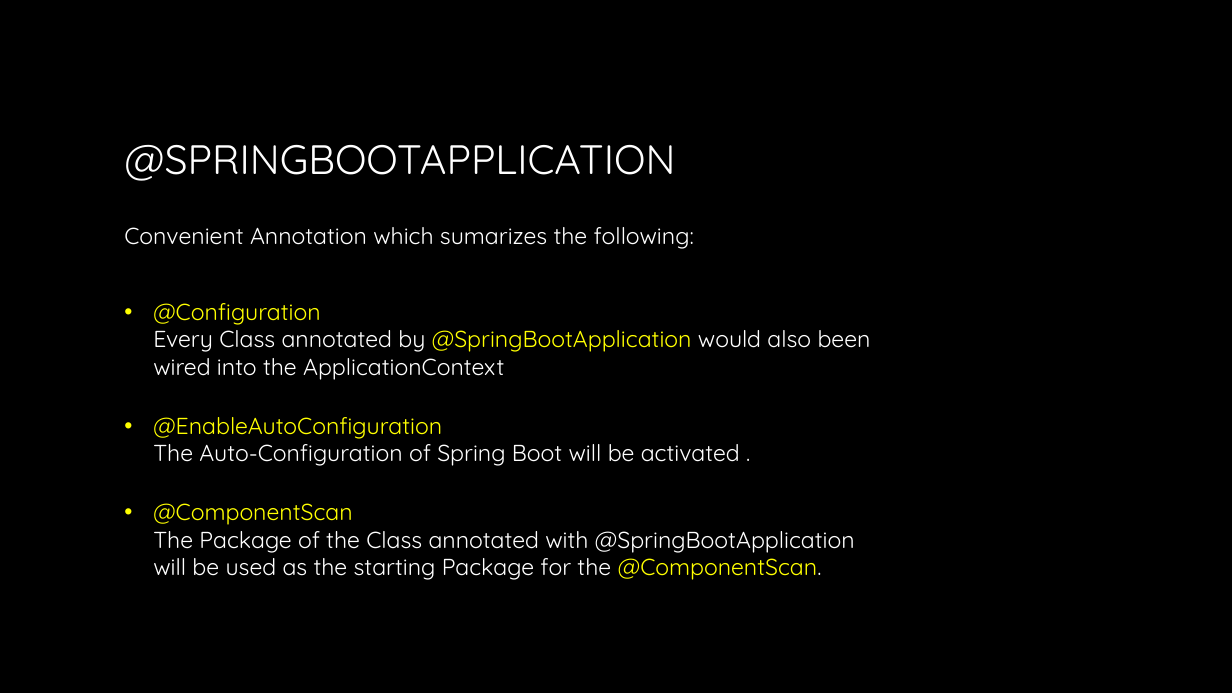
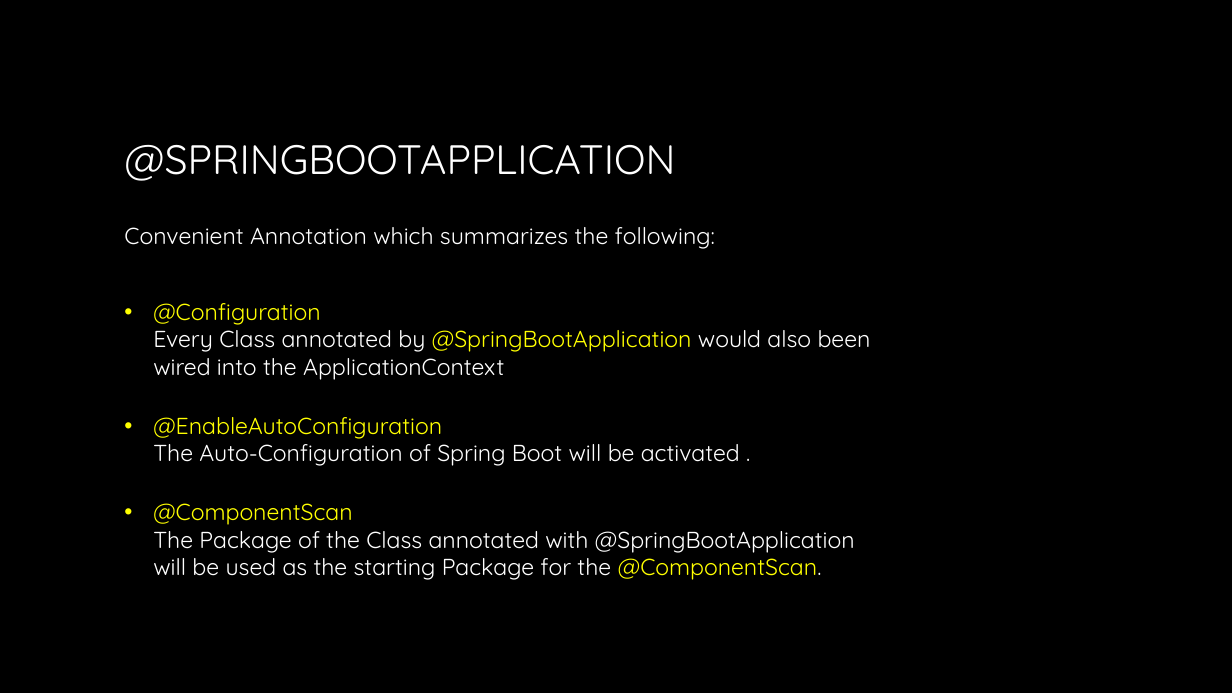
Before and after one commit to jack-geronimo/spring-boot-test-meetup, a slide deck: slide 16 of meetup-presentation.pptx. Drawn at 1232x693 pixels with LibreOffice and Linux fonts; fonts in the diff are those of the drawing; background and template pictures are left out. Boxes give left, top, right and bottom in pixels: in the first picture for what was removed or moved away, otherwise in the second. Text is boxed around its words. In the diff, an @@ line names an element or a change of style, - is before the commit and + after.

```diff
--- a/meetup-presentation.pptx
+++ b/meetup-presentation.pptx
@@ text at <box>124,227,715,249</box>: text changed @@
-Convenient Annotation which sumarizes the following:
+Convenient Annotation which summarizes the following:
```
Also in this commit, not shown: 12 other slides changed, 3 slides added, 1 slide removed.
